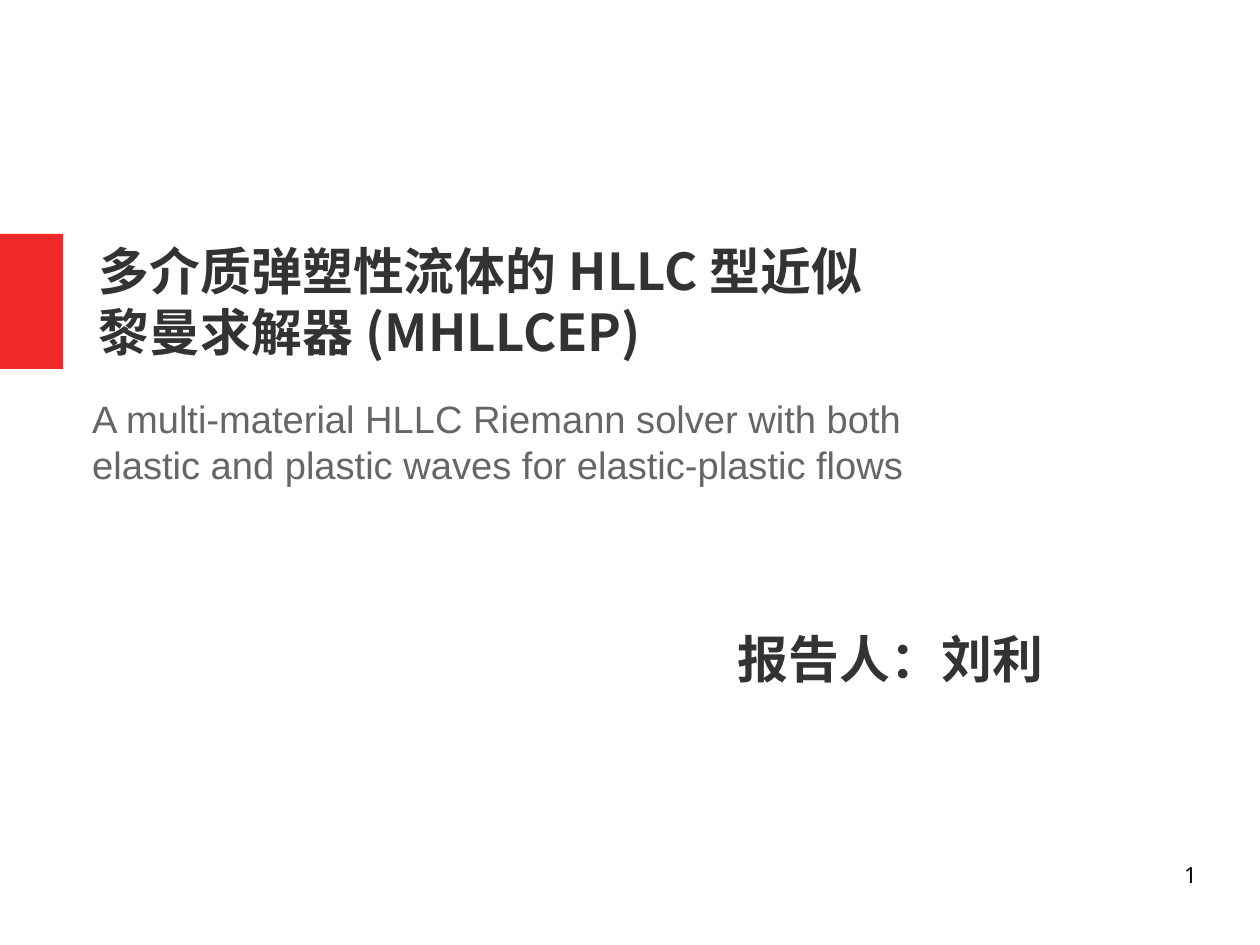
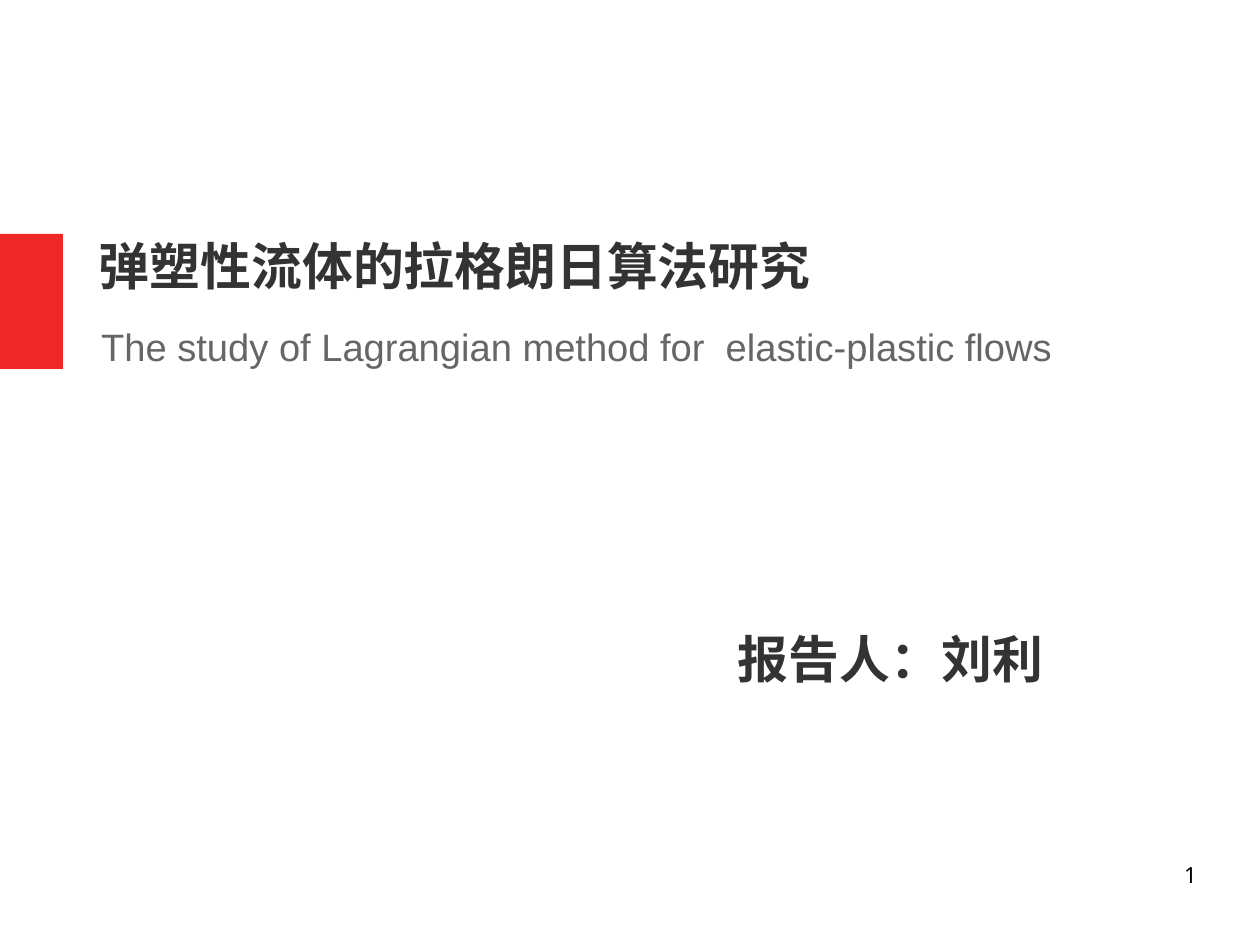
Before and after one commit to bfly123/Lag2D, a slide deck: slide 1 of 青年科技报告2019.odp. Drawn at 1260x945 pixels with LibreOffice and Linux fonts; fonts in the diff are those of the drawing; background and template pictures are left out. Boxes give left, top, right and bottom in pixels: in the first picture for what was removed or moved away, otherwise in the second. Text is boxed around its words. In the diff, an @@ line names an element or a change of style, - is before the commit and + after.

```diff
--- a/青年科技报告2019.odp
+++ b/青年科技报告2019.odp
@@ title at <box>99,241,810,290</box>: text changed @@
-多介质弹塑性流体的HLLC型近似
-黎曼求解器(MHLLCEP)
+弹塑性流体的拉格朗日算法研究
@@ text at <box>101,333,1052,369</box>: text changed @@
-A multi-material HLLC Riemann solver with both
-elastic and plastic waves for elastic-plastic flows
+The study of Lagrangian method for elastic-plastic flows
```
Also in this commit, not shown: 4 other files.
